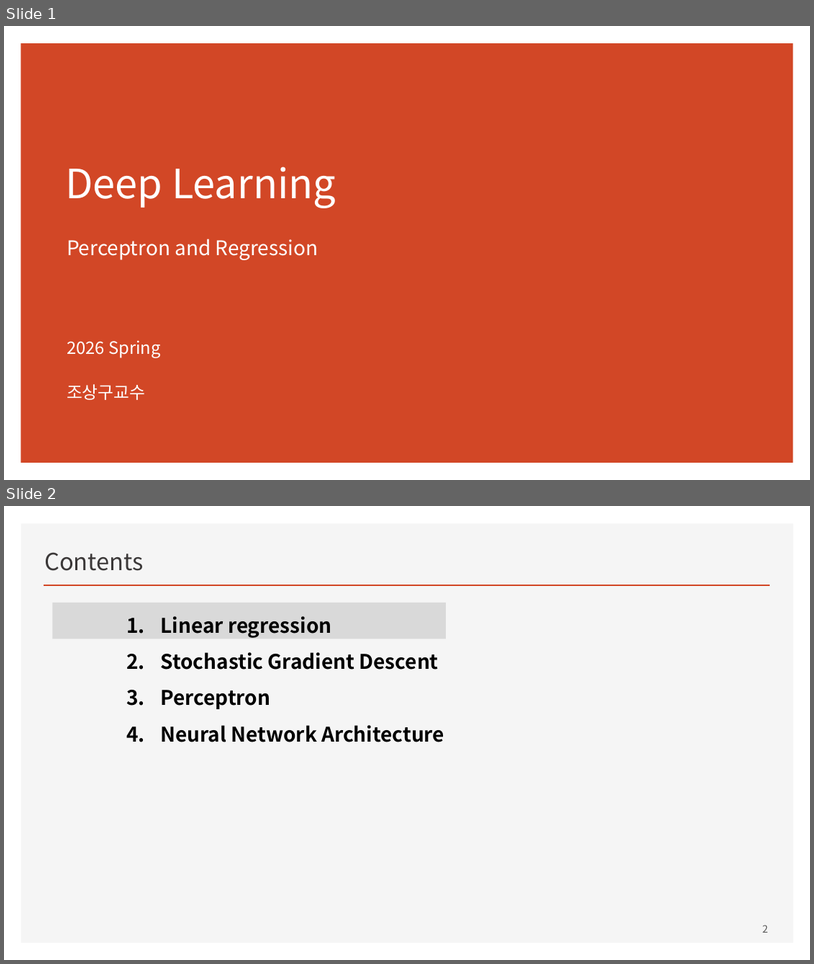
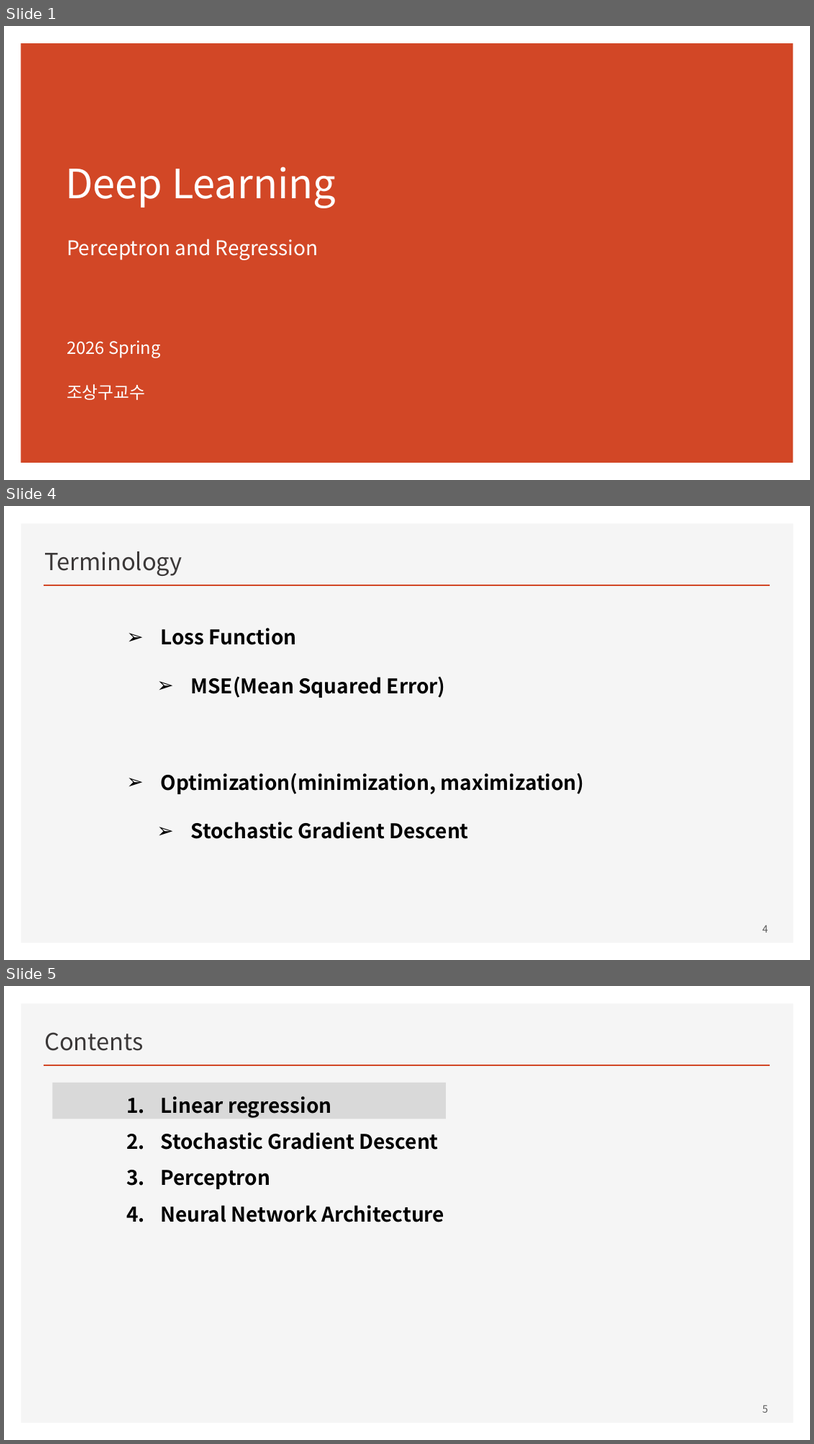
Before and after one commit to ancestor9/mathematics-for-machine-learning, a slide deck: Linear_Algebra/w4_Perceptron_Regression.pptx. Shown one above the other, each under a label of ours: slides 1 and 2 before the commit, slides 1, 4 and 5 after it; the slides between them are not shown. The pictures are 814x964 and 814x1444 pixels, drawn with LibreOffice and Linux fonts; fonts in the diff are those of the drawing. Boxes give left, top, right and bottom in pixels: in the first picture for what was removed or moved away, otherwise in the second. Text is boxed around its words. In the diff, an @@ line names an element or a change of style, - is before the commit and + after.

```diff
--- a/Linear_Algebra/w4_Perceptron_Regression.pptx
+++ b/Linear_Algebra/w4_Perceptron_Regression.pptx
@@ slide 4 added at (4,506,810,960), background #FFFFFF; not listed: 2 template elements that a slide beside it also shows @@
@@ title added at (44,551,183,576), 28 pt, text #3B3838 @@
+Terminology
@@ text added at (161,628,585,839), 24 pt, text #000000, bold @@
+➢ Loss Function
+  ➢ MSE(Mean Squared Error)
+➢ Optimization(minimization, maximization)
+  ➢ Stochastic Gradient Descent
@@ page number added at (763,925,769,932), 12 pt, text #595959 @@
+4
@@ what was slide 2 is now slide 5 @@
@@ page number at (763,1405,769,1412): text changed @@
-2
+5
```
Also in this commit, not shown: 1 slide changed, 2 other slides added.
